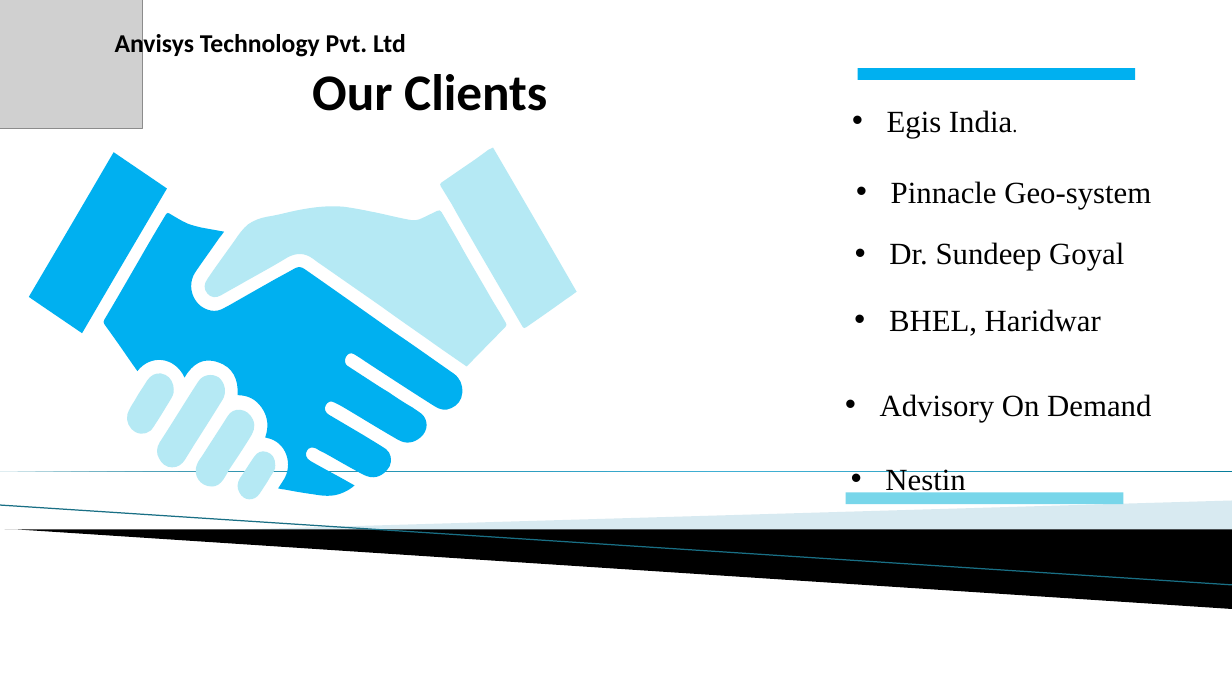
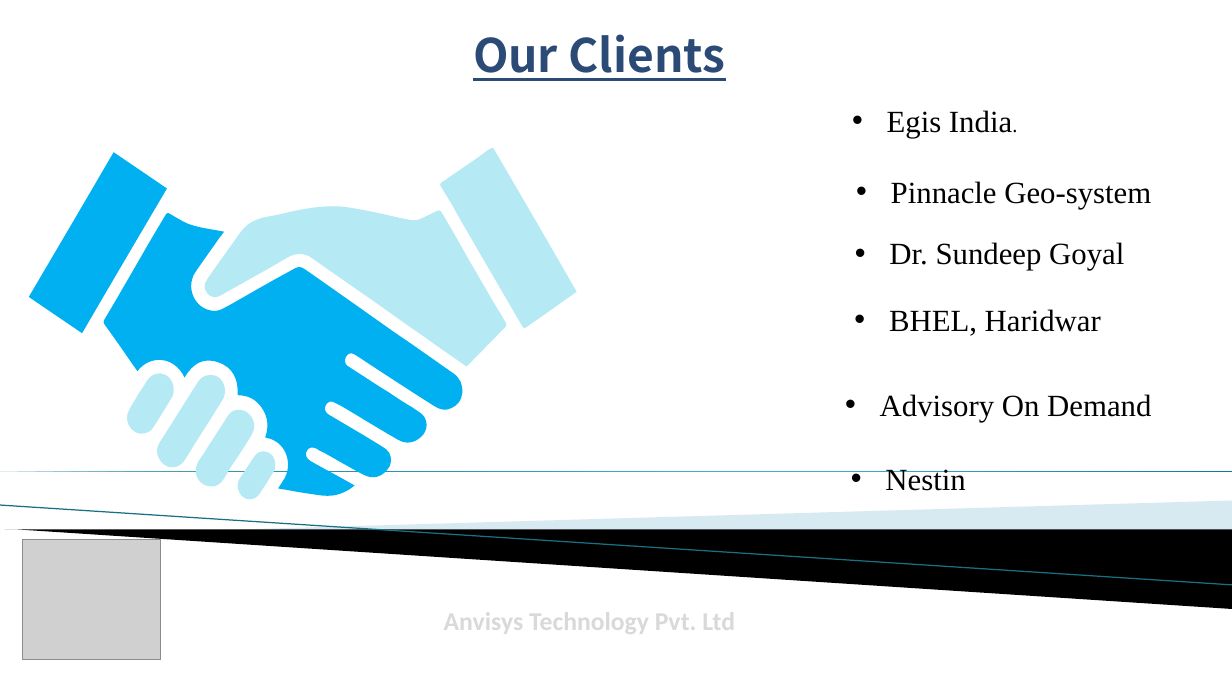
Before and after one commit to Anvisys/Documents, a slide deck: slide 9 of Anvisys technology presentation.pptx. Drawn at 1232x693 pixels with LibreOffice and Linux fonts; fonts in the diff are those of the drawing; grey boxes stand for pictures; background and template pictures are left out. Boxes give left, top, right and bottom in pixels: in the first picture for what was removed or moved away, otherwise in the second. Text is boxed around its words. In the diff, an @@ line names an element or a change of style, - is before the commit and + after.

```diff
--- a/Anvisys technology presentation.pptx
+++ b/Anvisys technology presentation.pptx
@@ text "Our Clients" moved from (x1=312, y1=74, x2=547, y2=111) to (x1=473, y1=34, x2=726, y2=81) @@
@@ text "Our Clients" at (x1=473, y1=34, x2=726, y2=81): size 40 to 36 pt, font Calibri to Noto Sans CJK TC, text colour #000000 to #2B4A76, underline on; alignment left to centre @@
@@ rectangle removed at (x1=858, y1=68, x2=1136, y2=80) @@
@@ rectangle removed at (x1=846, y1=492, x2=1124, y2=504) @@
@@ picture resized from (x1=0, y1=0, x2=142, y2=128) to (x1=22, y1=539, x2=161, y2=659) @@
@@ text "Anvisys Technology Pvt. Ltd" moved from (x1=115, y1=31, x2=406, y2=58) to (x1=444, y1=606, x2=735, y2=637) @@
@@ text "Anvisys Technology Pvt. Ltd" at (x1=444, y1=606, x2=735, y2=637): text colour #000000 to #D9D9D9 @@
```
Also in this commit, not shown: 5 other slides changed.
